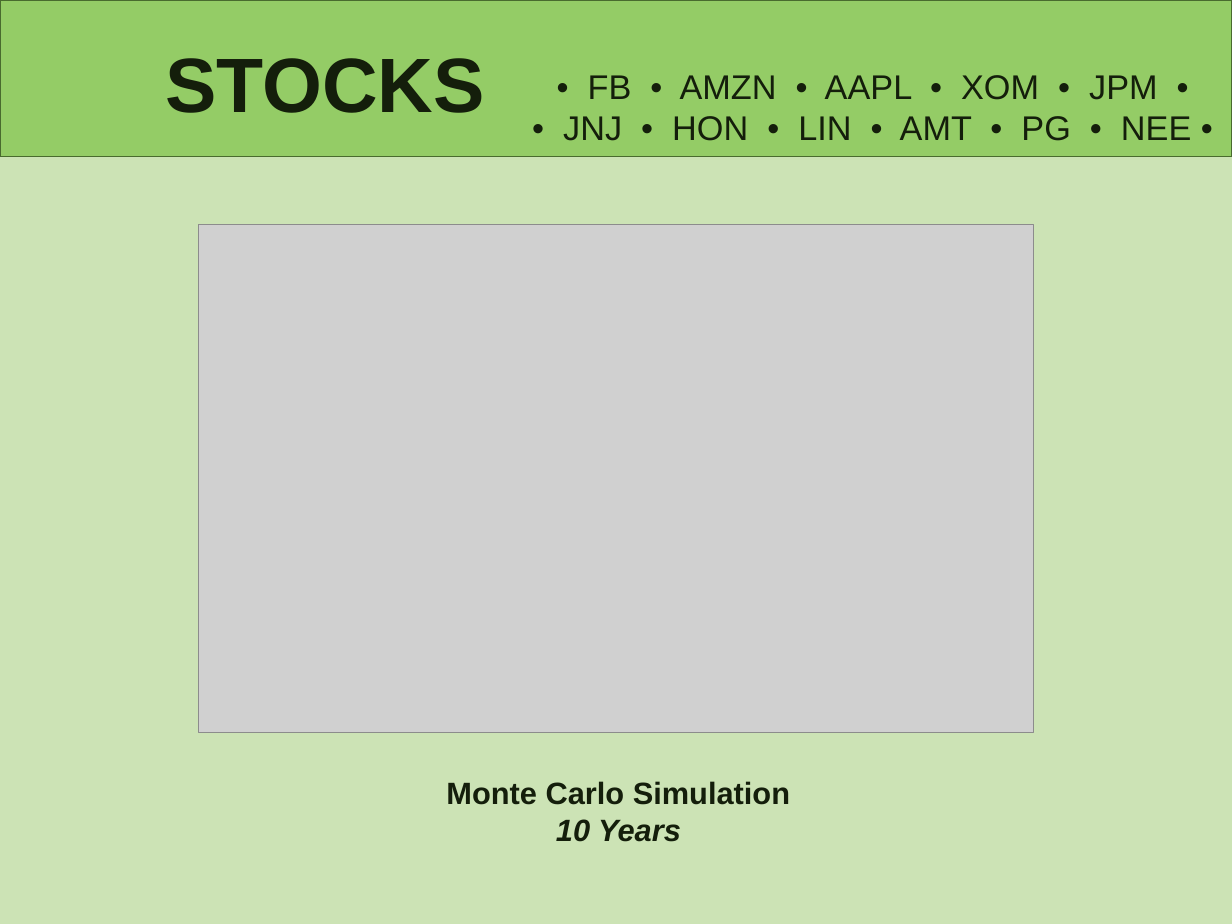
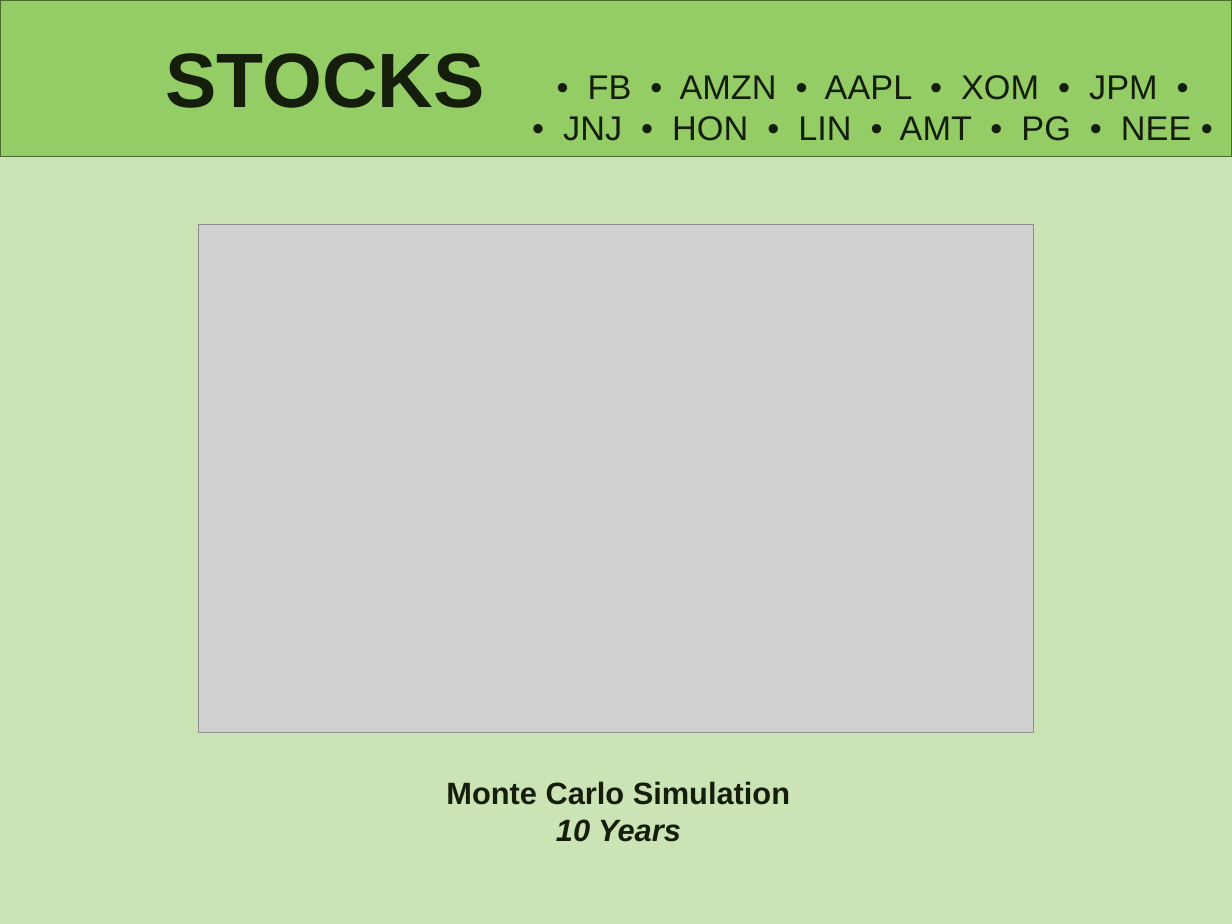
Before and after one commit to lindseyhardouin/Challenging_the_Status_Quo, a slide deck: slide 10 of presentation/P1- Challening the Status Quo.pptx (slide 7 before the commit). Drawn at 1232x924 pixels with LibreOffice and Linux fonts; fonts in the diff are those of the drawing; grey boxes stand for pictures. Boxes give left, top, right and bottom in pixels: in the first picture for what was removed or moved away, otherwise in the second. Text is boxed around its words. In the diff, an @@ line names an element or a change of style, - is before the commit and + after.

```diff
--- a/presentation/P1- Challening the Status Quo.pptx
+++ b/presentation/P1- Challening the Status Quo.pptx
@@ title "STOCKS" moved from (x1=165, y1=58, x2=484, y2=113) to (x1=165, y1=53, x2=484, y2=108) @@
```
Also in this commit, not shown: 8 other slides changed, 2 slides added, 1 slide removed.
